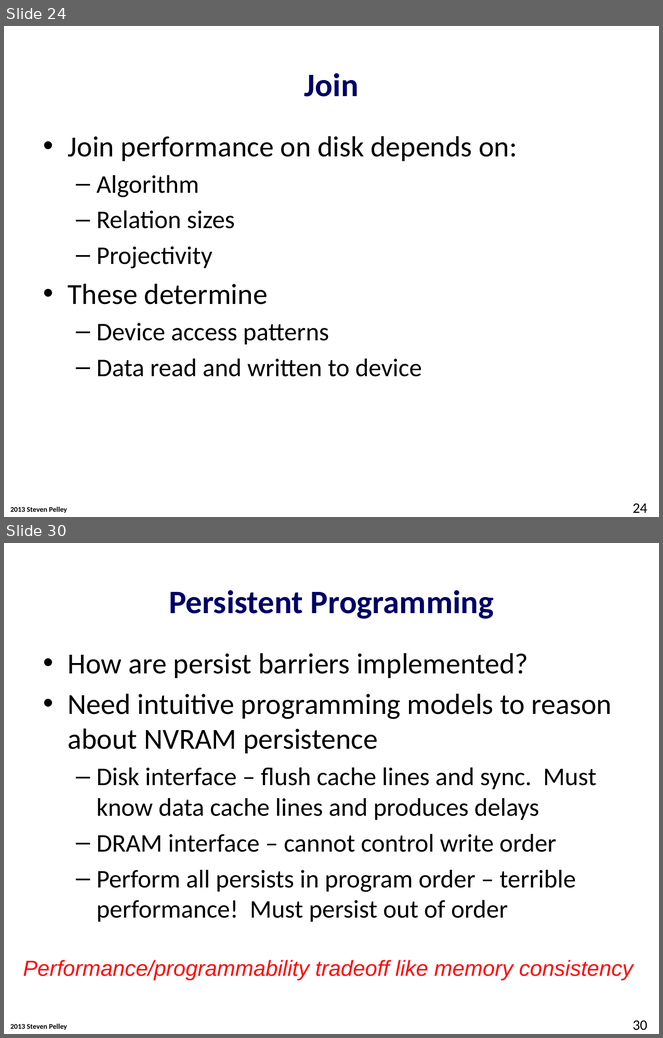
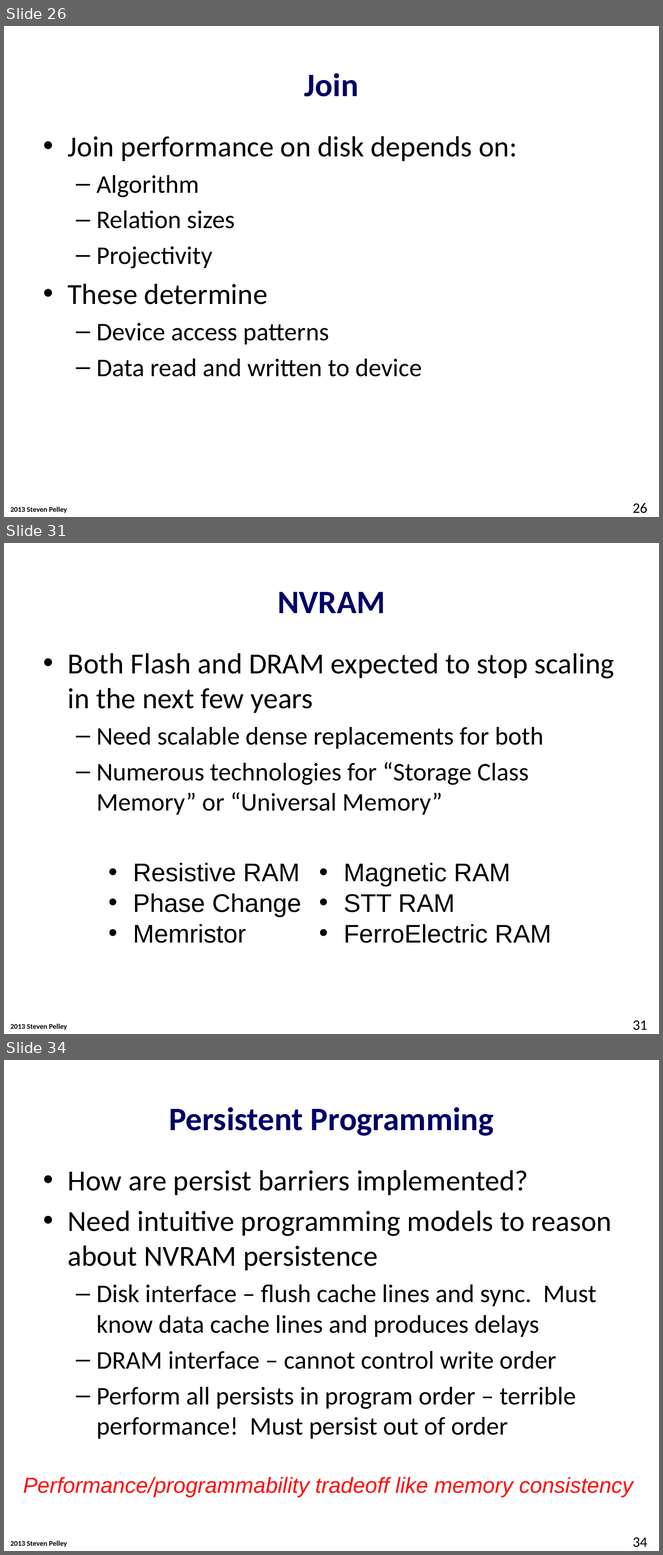
Before and after one commit to Abulila/dissertation, a slide deck: proposal/proposal.pptx. Shown one above the other, each under a label of ours: slides 24 and 30 before the commit, slides 26, 31 and 34 after it; the slides between them are not shown. The pictures are 663x1038 and 663x1555 pixels, drawn with LibreOffice and Linux fonts; fonts in the diff are those of the drawing; background and template pictures are left out. Boxes give left, top, right and bottom in pixels: in the first picture for what was removed or moved away, otherwise in the second. Text is boxed around its words. In the diff, an @@ line names an element or a change of style, - is before the commit and + after.

```diff
--- a/proposal/proposal.pptx
+++ b/proposal/proposal.pptx
@@ slide 31 added at box(4, 543, 659, 1034), background #FFFFFF; not listed: 1 template element that a slide beside it also shows @@
@@ title added at box(278, 592, 385, 613), 36 pt, text #000066, bold @@
+NVRAM
@@ text added at box(68, 653, 614, 815), 28 pt, text #000000 @@
+• Both Flash and DRAM expected to stop scaling in the next few years
+  – Need scalable dense replacements for both
+  – Numerous technologies for “Storage Class Memory” or “Universal Memory”
@@ text added at box(133, 863, 301, 943), 28 pt, text #000000 @@
+• Resistive RAM
+• Phase Change
+• Memristor
@@ text added at box(344, 863, 552, 943), 28 pt, text #000000 @@
+• Magnetic RAM
+• STT RAM
+• FerroElectric RAM
@@ page number added at box(633, 1021, 647, 1031), 16 pt, text #000000 @@
+31
@@ what was slide 24 is now slide 26 @@
@@ page number at box(633, 503, 647, 514): text changed @@
-24
+26
@@ what was slide 30 is now slide 34 @@
@@ page number at box(633, 1538, 647, 1548): text changed @@
-30
+34
```
Also in this commit, not shown: 11 slides changed, 4 other slides added, 1 slide removed.
